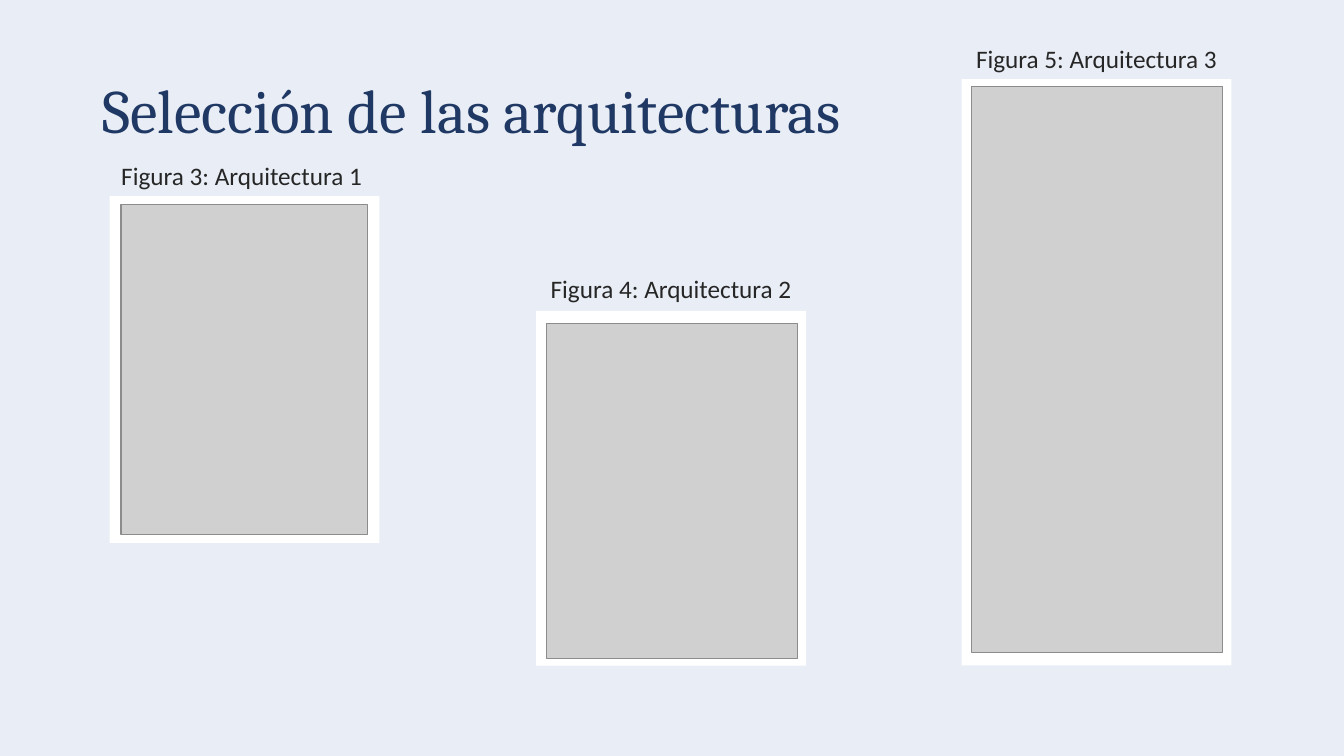
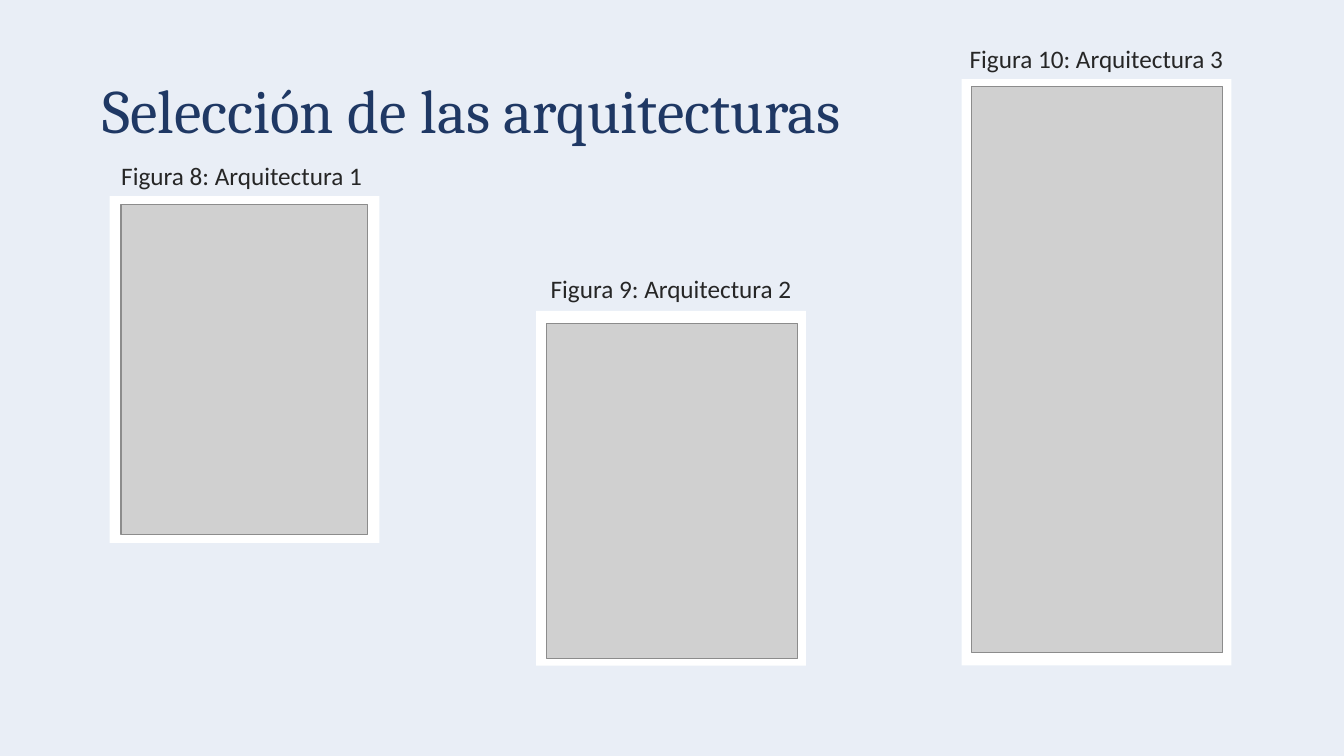
Before and after one commit to Lsandiquesada/TFG_Luis_Diego, a slide deck: slide 6 of Implementacion prueba de concepto FPGA Final.pptx. Drawn at 1344x756 pixels with LibreOffice and Linux fonts; fonts in the diff are those of the drawing; grey boxes stand for pictures. Boxes give left, top, right and bottom in pixels: in the first picture for what was removed or moved away, otherwise in the second. Text is boxed around its words. In the diff, an @@ line names an element or a change of style, - is before the commit and + after.

```diff
--- a/Implementacion prueba de concepto FPGA Final.pptx
+++ b/Implementacion prueba de concepto FPGA Final.pptx
@@ text at (970,50,1223,73): text changed @@
-Figura 5: Arquitectura 3
+Figura 10: Arquitectura 3
@@ text at (121,167,362,190): text changed @@
-Figura 3: Arquitectura 1
+Figura 8: Arquitectura 1
@@ text at (551,280,791,303): text changed @@
-Figura 4: Arquitectura 2
+Figura 9: Arquitectura 2
```
Also in this commit, not shown: 3 other slides changed, 3 slides added, 6 slides removed.
